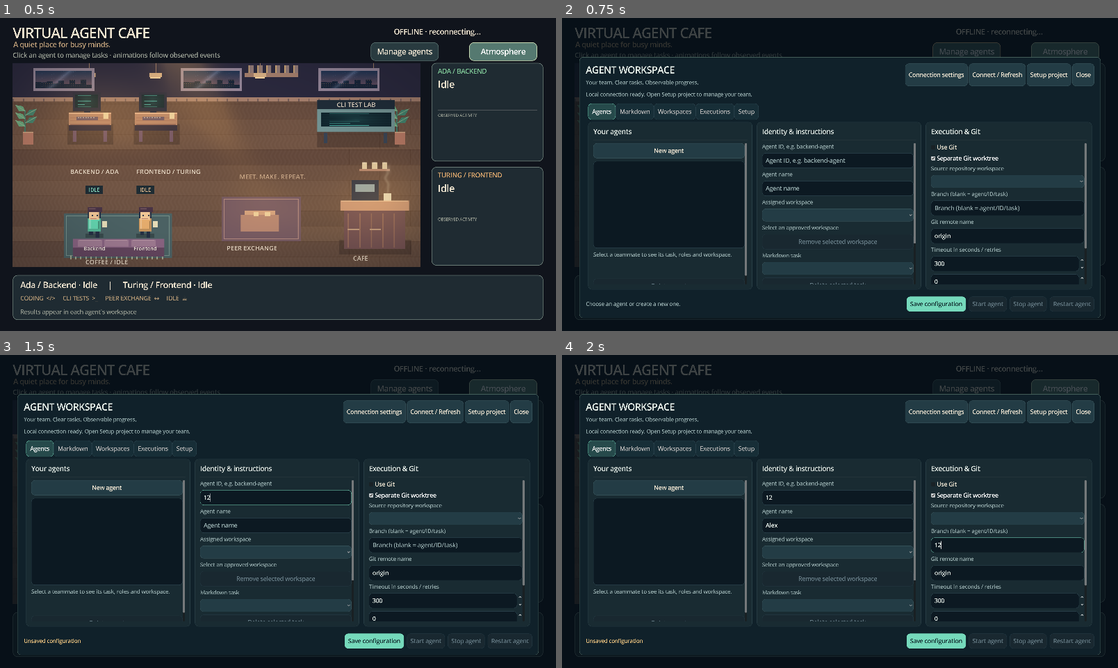
Above: before the commit, frames 1-4 (two rows, left to right).
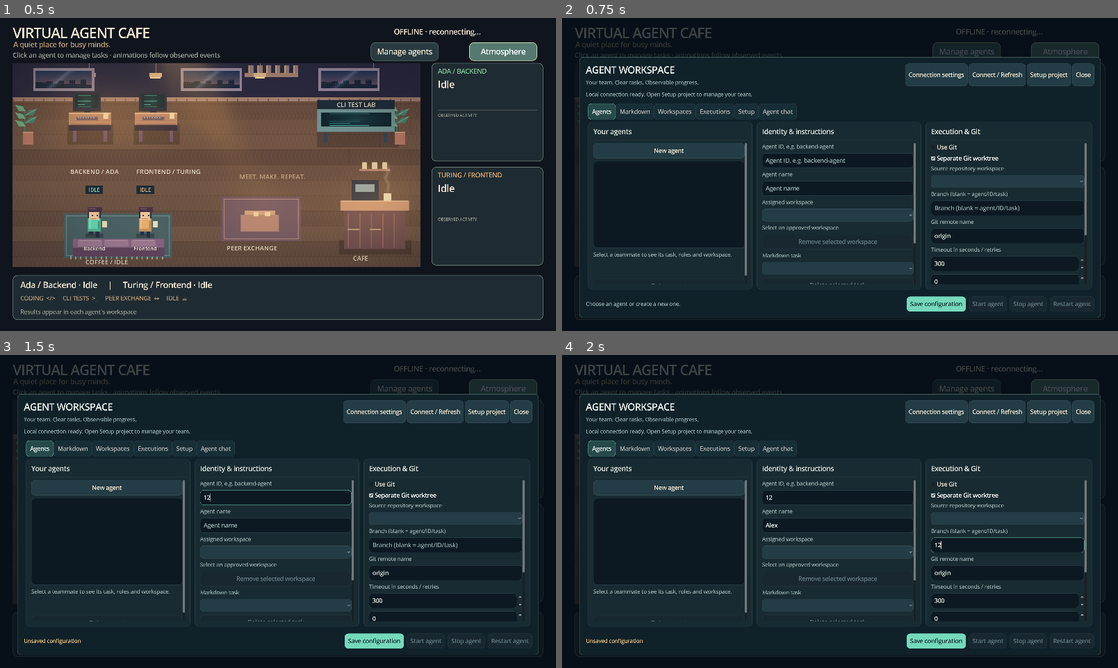
Above: after the commit, the same moments.

Repository: St3fanTh/VirtualAgentCafe
Game: Godot game, scene res://scenes/cafe.tscn
Same seed, same stepped clock (60 frames per second), same inputs: the game is played once before the commit and once after it.
Inputs (mouse positions are in pixels of both pictures, inside the frame that each line leads up to):
- Up to frame 1 (0.5 s): no input
- Up to frame 2 (0.75 s): click "Manage agents" at 0.5 s
- Up to frame 3 (1.5 s): click (278, 498) at 1.27 s; type "12" at 1.35 s
- Up to frame 4 (2 s): click (840, 524) at 1.5 s; type "Alex" at 1.58 s; click (1006, 545) at 1.73 s; type "12" at 1.82 s

Frame 1 is identical in both runs. In frame 2, less than 0.1% of the frame differs, in the area x 35-95%, y 27-74%; in frame 3, less than 0.1%; in frame 4, less than 0.1%.

Commit message:
feat: add bounded integration repair and agent chat

Diff:
--- a/game/scripts/management.gd
+++ b/game/scripts/management.gd
@@ -19,6 +19,7 @@
 var agent_remote_name: LineEdit
 var timeout: SpinBox
 var retries: SpinBox
+var repair_attempts: SpinBox
 var remote_flags: Dictionary = {}
 var definition_kind: OptionButton
 var definition_file: LineEdit
@@ -69,7 +70,11 @@
 var agent_summary: Label
 var workspace_id: LineEdit
 var remote_name: LineEdit
-var tab_keys := ["Agents", "Markdown", "Workspaces", "Executions", "Setup"]
+var chat_agent: OptionButton
+var chat_history: TextEdit
+var chat_input: TextEdit
+var chat_status: Label
+var tab_keys := ["Agents", "Markdown", "Workspaces", "Executions", "Setup", "Agent chat"]
 var setup_project: OptionButton
 var setup_objective: TextEdit
 var setup_result: TextEdit
@@ -259,6 +264,7 @@
 	build_git(tabs)
 	build_executions(tabs)
 	build_setup(tabs)
+	build_chat(tabs)
 	bind_form_changes()
 	update_buttons()
 	add_child(poll)
@@ -331,6 +337,12 @@
 	retries = SpinBox.new()
 	retries.max_value = 2
 	settings.add_child(retries)
+	settings.add_child(caption("Integration attempts before requesting help (1–5)"))
+	repair_attempts = SpinBox.new()
+	repair_attempts.min_value = 1
+	repair_attempts.max_value = 5
+	repair_attempts.value = 3
+	settings.add_child(repair_attempts)
 	publish_on_success = CheckBox.new()
 	publish_on_success.text = "Publish committed results after successful execution"
 	settings.add_child(publish_on_success)
@@ -514,10 +526,12 @@
 	if not visible or token.text.strip_edges().is_empty() or not active_request.is_empty() or not request_queue.is_empty():
 		return
 	# Rebuilding popup/list widgets while they hold the mouse interrupts a click.
-	for popup in [workspace, task_file, repository, git_workspace, definition_kind, definition_select]:
+	for popup in [chat_agent, workspace, task_file, repository, git_workspace, definition_kind, definition_select]:
 		if popup.get_popup().visible:
 			return
-	if not selected_execution.is_empty():
+	if tabs.current_tab == 5 and not chosen(chat_agent).is_empty():
+		load_chat()
+	elif not selected_execution.is_empty():
 		call_api("logs", "/executions/" + selected_execution + "/logs?after=" + str(log_sequence), HTTPClient.METHOD_GET, {}, true)
 	else:
 		call_api("overview", "", HTTPClient.METHOD_GET, {}, true)
@@ -574,7 +588,21 @@
 		call_deferred("after_response")
 		return
 	var finished_action: String = completed.get("action", action)
-	if finished_action in ["setup_projects", "setup_restore"]:
+	if finished_action in ["chat", "chat_send"]:
+		if str(data.get("agent", "")) == chosen(chat_agent):
+			var transcript := ""
+			for message in data.get("messages", []):
+				transcript += str(message.get("role", "")).to_upper() + " · " + str(message.get("timestamp", "")) + "\n" + str(message.get("content", "")) + "\n\n"
+			if transcript != chat_history.text:
+				var scroll := chat_history.scroll_vertical
+				chat_history.text = transcript
+				chat_history.scroll_vertical = scroll
+			chat_status.text = str(data.get("state", "")) + " · " + str(data.get("integration", {}).get("status", "")) + "\n" + str(data.get("integration", {}).get("detail", ""))
+			if finished_action == "chat_send":
+				chat_status.text += " · " + str(data.get("delivery", ""))
+				if chat_input.text == str(completed.get("body", {}).get("content", "")):
+					chat_input.text = ""
+	elif finished_action in ["setup_projects", "setup_restore"]:
 		fill_options(setup_project, data.get("projects", []))
 		if not OS.get_environment("VAC_SETUP_PROJECT").is_empty():
 			choose(setup_project, OS.get_environment("VAC_SETUP_PROJECT"))
@@ -754,7 +782,7 @@
 		select.item_selected.connect(func(_index): mark_dirty())
 	for checkbox in [git_enabled, git_worktree, publish_on_success] + remote_flags.values():
 		checkbox.toggled.connect(func(_enabled): mark_dirty())
-	for spinner in [timeout, retries]:
+	for spinner in [timeout, retries, repair_attempts]:
 		spinner.value_changed.connect(func(_value): mark_dirty())
 	roles.multi_selected.connect(func(_index, _selected): mark_dirty())
 
@@ -846,7 +874,7 @@
 		if execution.id == selected_execution:
 			for project in cache.get("projects", []):
 				if project.get("auto_integrate", false) and (execution.agent_id in project.get("agents", []) or execution.agent_id == project.get("integrator", "")):
-					can_retry = project.get("integration", {}).get("status", "") not in ["RUNNING", "PREPARING"]
+					can_retry = project.get("integration", {}).get("status", "") not in ["RUNNING", "PREPARING", "REPAIRING"]
 	buttons["Retry team integration"].disabled = busy or not can_retry
 	buttons["Start agent"].tooltip_text = "Save your changes before starting." if dirty else "Run the assigned Markdown task."
 	if automatic:
@@ -905,6 +933,10 @@
 		var config: Dictionary = item.config
 		agent_rows.append({"id": config.id, "text": str(config.name) + " · " + str(item.state).capitalize()})
 	sync_list(agents, agent_rows)
+	var chat_ids: Array = []
+	for row in agent_rows:
+		chat_ids.append(row.id)
+	fill_options(chat_agent, chat_ids)
 	if editing and not active_agent.is_empty():
 		var still_present := false
 		for row in agent_rows:
@@ -978,6 +1010,7 @@
 	agent_remote_name.text = "origin"
 	timeout.value = 300
 	retries.value = 0
+	repair_attempts.value = 3
 	roles.deselect_all()
 	publish_on_success.button_pressed = false
 	for flag in remote_flags.values():
@@ -1018,6 +1051,7 @@
 		branch.text = str(config.git.get("branch", "")) if config.git.get("branch") != null else ""
 		timeout.value = config.execution.timeout_seconds
 		retries.value = config.execution.max_retries
+		repair_attempts.value = config.execution.get("repair_attempts", 3)
 		for operation in remote_flags:
 			remote_flags[operation].button_pressed = bool(config.git.get("allow_" + operation, false))
 		agent_summary.text = "ID: " + str(config.id) + "\n" + str(config.get("task", "No task")) + "\nRoles: " + ", ".join(config.roles) + "\nWorkspace: " + str(config.workspace)
@@ -1056,6 +1090,7 @@
 			execution = record.config.execution.duplicate(true)
 	execution["timeout_seconds"] = int(timeout.value)
 	execution["max_retries"] = int(retries.value)
+	execution["repair_attempts"] = int(repair_attempts.value)
 	var config := {"id": agent_id.text, "name": agent_name.text, "workspace": chosen(workspace), "task": chosen(task_file) if not chosen(task_file).is_empty() else null, "roles": assigned_roles, "git": git, "execution": execution}
 	call_api("mutation", "/agents/" + agent_id.text if editing else "/agents", HTTPClient.METHOD_PUT if editing else HTTPClient.METHOD_POST, config)
 
@@ -1391,6 +1426,13 @@
 			text += "  " + str(cause) + "\n"
 		for test in run.get("tests", []):
 			text += "  " + str(test) + "\n"
+	text += "\nSHARED REQUIREMENTS CHECKS\n"
+	for check in record.get("validation", {}).get("checks", []):
+		text += str(check.get("id", "")) + " · exit " + str(check.get("exit_code", "")) + "\n"
+		for cause in check.get("diagnostics", {}).get("causes", []):
+			text += "  " + str(cause) + "\n"
+		for test in check.get("diagnostics", {}).get("tests", []):
+			text += "  " + str(test) + "\n"
 	text += "\nCHANGELOG (agent recap)\n" + str(record.get("changelog", "No recap available yet."))
 	if record.has("changelog_path"):
 		text += "\n\nRepository changelog: " + str(record.changelog_path)
@@ -1430,3 +1472,34 @@
 	# Restore after TextEdit recalculates its scroll range for the new content.
 	logs.set_deferred("scroll_vertical", logs.get_line_count() if follow_end else maxf(0.0, previous_scroll - removed_lines))
 	logs.set_deferred("scroll_horizontal", previous_horizontal)
+
+func build_chat(parent_tabs: TabContainer) -> void:
+	var row := page(parent_tabs, "Agent chat")
+	var panel := card(row, "Talk to your agent", 1100)
+	chat_agent = option(panel, "Agent")
+	chat_agent.item_selected.connect(func(_index):
+		chat_history.text = ""
+		load_chat())
+	chat_status = caption("Messages are private and saved. Running agents read them on their next attempt.")
+	panel.add_child(chat_status)
+	chat_history = TextEdit.new()
+	chat_history.editable = false
+	chat_history.wrap_mode = TextEdit.LINE_WRAPPING_BOUNDARY
+	chat_history.custom_minimum_size = Vector2(900, 380)
+	panel.add_child(chat_history)
+	chat_input = TextEdit.new()
+	chat_input.placeholder_text = "Clarify a requirement or explain how to unblock the agent…"
+	chat_input.wrap_mode = TextEdit.LINE_WRAPPING_BOUNDARY
+	chat_input.custom_minimum_size = Vector2(900, 120)
+	panel.add_child(chat_input)
+	button(panel, "Send & continue", func():
+		if chosen(chat_agent).is_empty() or chat_input.text.strip_edges().is_empty():
+			set_notice("Select an agent and enter a message.", true)
+			return
+		call_api("chat_send", "/agents/" + chosen(chat_agent) + "/chat",
+			HTTPClient.METHOD_POST, {"content": chat_input.text, "resume": true}))
+	button(panel, "Refresh chat", load_chat)
+
+func load_chat() -> void:
+	if not chosen(chat_agent).is_empty():
+		call_api("chat", "/agents/" + chosen(chat_agent) + "/chat", HTTPClient.METHOD_GET, {}, true)
--- a/game/tests/test_management.gd
+++ b/game/tests/test_management.gd
@@ -136,6 +136,25 @@
 			ui.selected_execution = execution_id
 			ui.show_retry_feedback()
 			assert("Management resource not found" in ui.retry_feedback.text)
+			ui.tabs.current_tab = 5
+			ui.choose(ui.chat_agent, managed_id)
+			ui.chat_input.text = "Please continue with the documented contract."
+			ui.buttons["Send & continue"].pressed.emit()
+			stage = 82
+		82:
+			ui.load_chat()
+			if not "Please continue with the documented contract." in ui.chat_history.text:
+				return false
+			assert(ui.chat_input.text.is_empty(), "Successful send clears only the submitted draft")
+			ui.chat_input.text = "Unsaved draft must survive polling."
+			stage = 83
+		83:
+			if ui.chat_history.text.rfind("ASSISTANT") < ui.chat_history.text.rfind("USER") or not ui.chat_status.text.begins_with("COMPLETED"):
+				ui.load_chat()
+				return false
+			assert(ui.chat_input.text == "Unsaved draft must survive polling.")
+			ui.tabs.current_tab = 3
+			ui.refresh()
 			stage = 9
 		9:
 			ui.selected_execution = ""
Not shown, changed: PROGRESS.md
Not shown, changed: README.md
Not shown, changed: backend/tests/test_management_execution.py
Not shown, changed: backend/tests/test_team_integration.py
Not shown, changed: backend/virtual_agent_cafe/management/api.py
Not shown, changed: backend/virtual_agent_cafe/management/config.py
Not shown, added: backend/virtual_agent_cafe/management/conversations.py
Not shown, changed: backend/virtual_agent_cafe/management/execution.py
Not shown, changed: backend/virtual_agent_cafe/management/integration.py
Not shown, changed: backend/virtual_agent_cafe/management/validation.py
Not shown, changed: docs/automatic-integration.md
